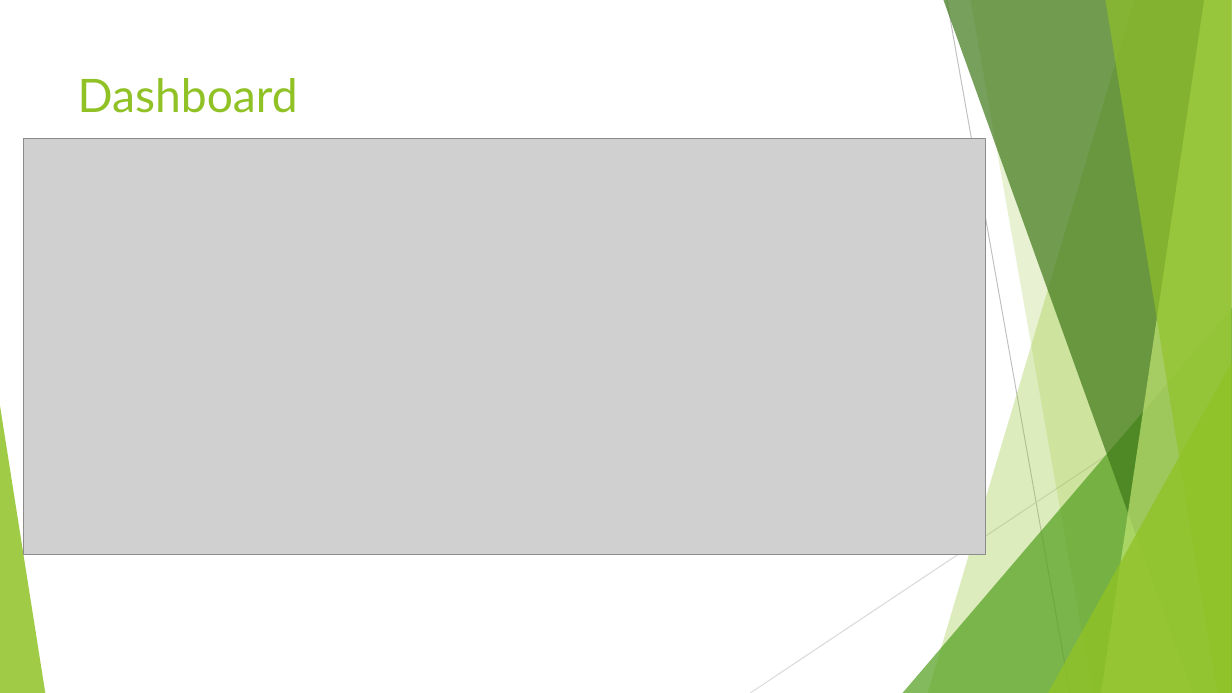
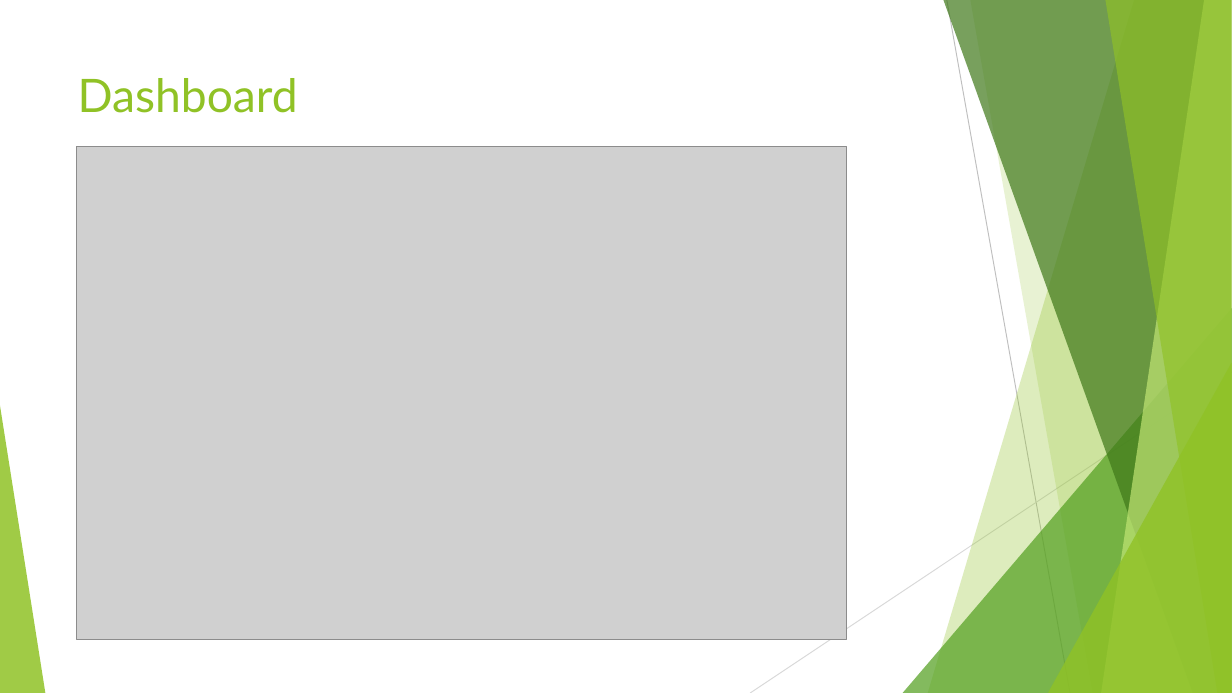
Before and after one commit to AED-Spring-2020-Runtime-Terror/AEDSpring2020-RuntimeTerrorRepo, a slide deck: slide 15 of Assignment_3/Assignment_3_Report.ppt. Drawn at 1232x693 pixels with LibreOffice and Linux fonts; fonts in the diff are those of the drawing; grey boxes stand for pictures. Boxes give left, top, right and bottom in pixels: in the first picture for what was removed or moved away, otherwise in the second. Text is boxed around its words. In the diff, an @@ line names an element or a change of style, - is before the commit and + after.

Commit message:
Adding panels and updating dashboard

```diff
--- a/Assignment_3/Assignment_3_Report.ppt
+++ b/Assignment_3/Assignment_3_Report.ppt
@@ freeform shape at (x1=970, y1=0, x2=1231, y2=693): outline redrawn @@
@@ picture resized from (x1=23, y1=139, x2=985, y2=554) to (x1=77, y1=146, x2=846, y2=638) @@
```
Also in this commit, not shown: 15 other slides changed, 1 slide removed, 1 other file.
